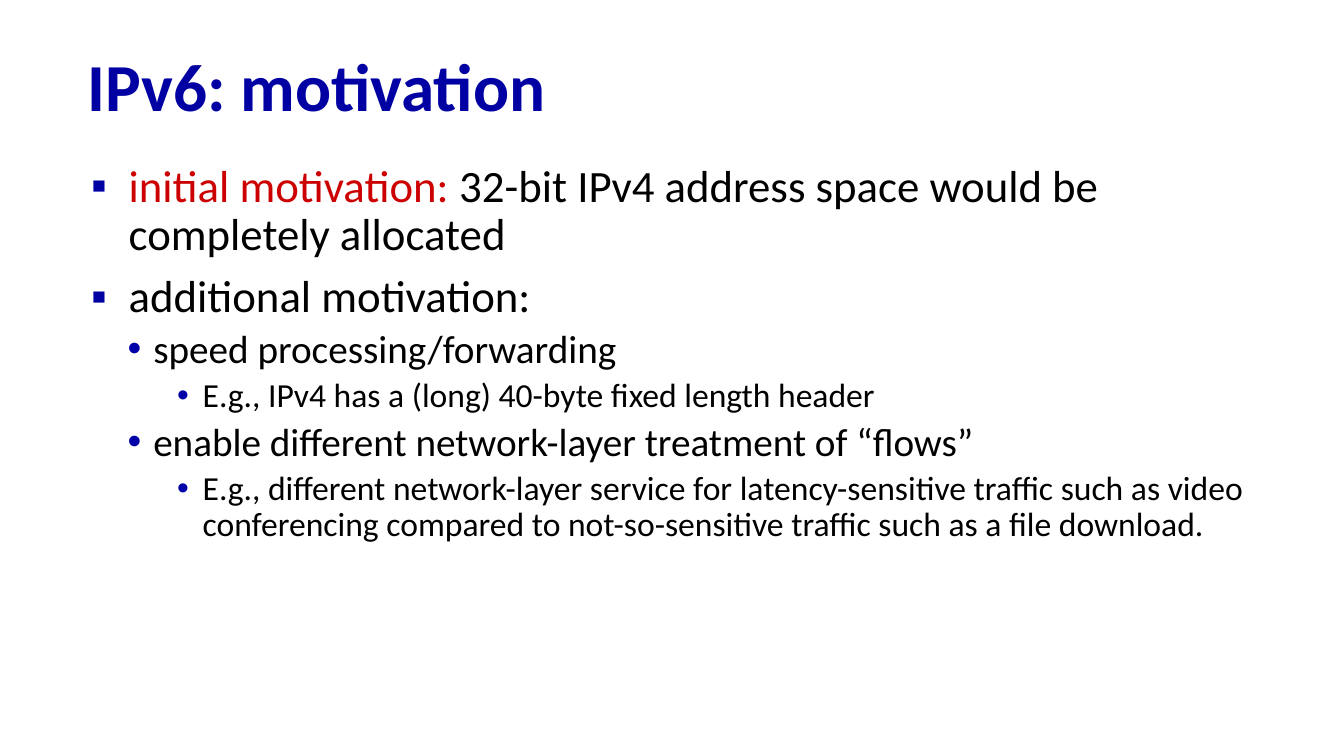
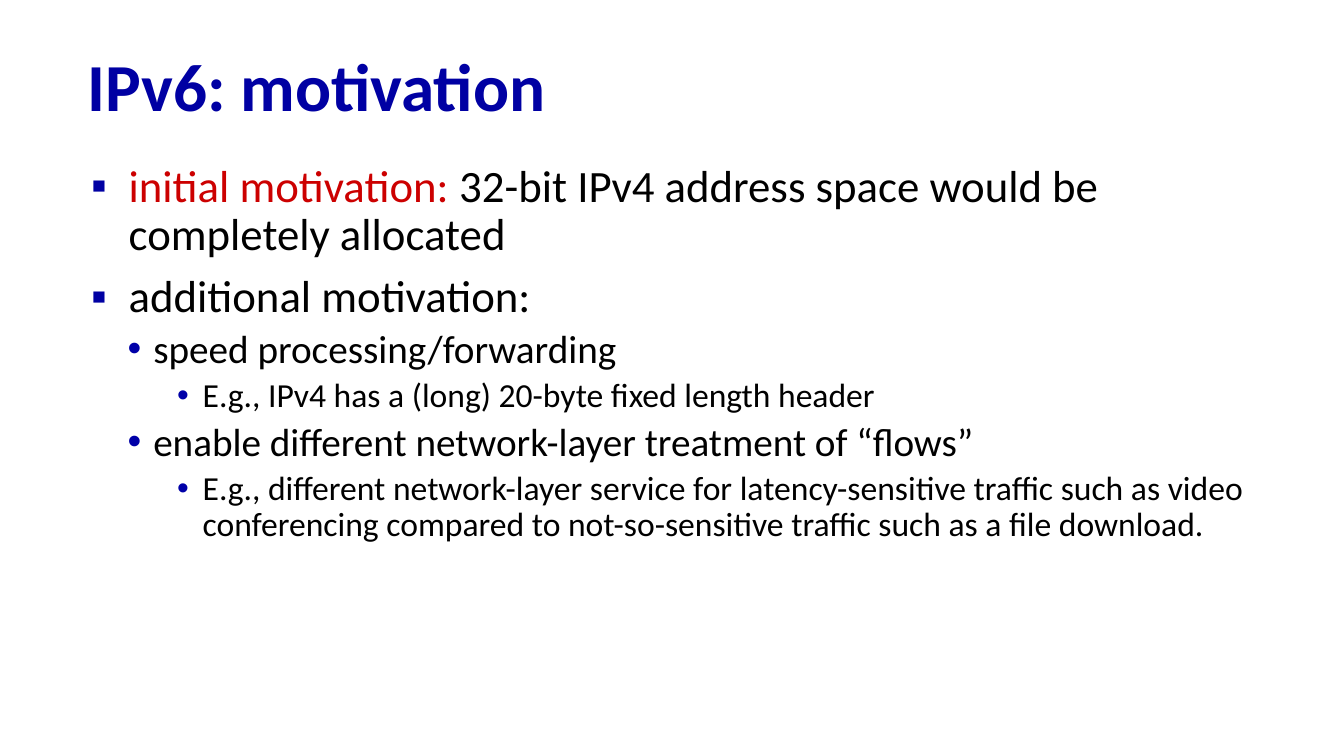
Before and after one commit to minmit/webpage, a slide deck: slide 42 of courses/CS456-F25/lectures/lec11.pptx. Drawn at 1344x756 pixels with LibreOffice and Linux fonts; fonts in the diff are those of the drawing. Boxes give left, top, right and bottom in pixels: in the first picture for what was removed or moved away, otherwise in the second. Text is boxed around its words. In the diff, an @@ line names an element or a change of style, - is before the commit and + after.

```diff
--- a/courses/CS456-F25/lectures/lec11.pptx
+++ b/courses/CS456-F25/lectures/lec11.pptx
@@ text at [203,382,874,413]: text changed @@
-    • E.g., IPv4 has a (long) 40-byte fixed length header
+    • E.g., IPv4 has a (long) 20-byte fixed length header
```
Also in this commit, not shown: 2 other slides changed, 4 other files.
